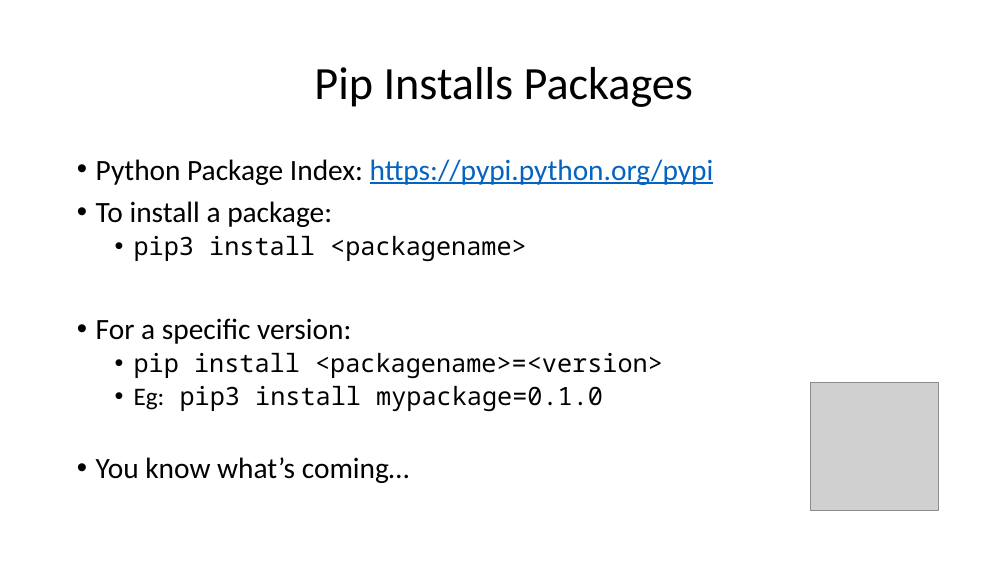
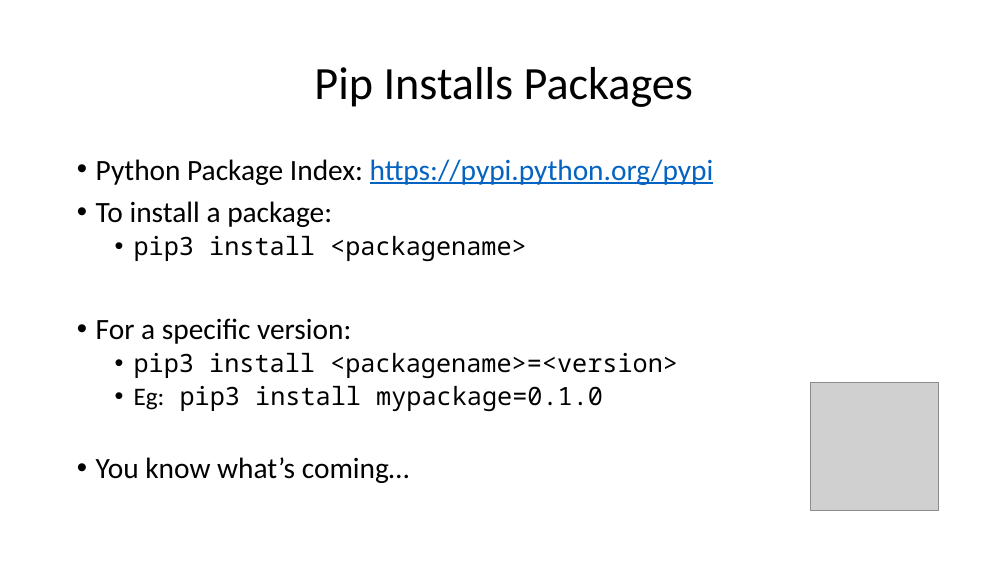
Before and after one commit to wilkotom/python_examples, a slide deck: slide 3 of Python Level 2/Lesson 6/Session 6.pptx. Drawn at 1008x567 pixels with LibreOffice and Linux fonts; fonts in the diff are those of the drawing; grey boxes stand for pictures. Boxes give left, top, right and bottom in pixels: in the first picture for what was removed or moved away, otherwise in the second. Text is boxed around its words. In the diff, an @@ line names an element or a change of style, - is before the commit and + after.

Commit message:
one missing pip3

```diff
--- a/Python Level 2/Lesson 6/Session 6.pptx
+++ b/Python Level 2/Lesson 6/Session 6.pptx
@@ text at <box>134,353,678,378</box>: text changed @@
-  • pip install <packagename>=<version>
+  • pip3 install <packagename>=<version>
```
